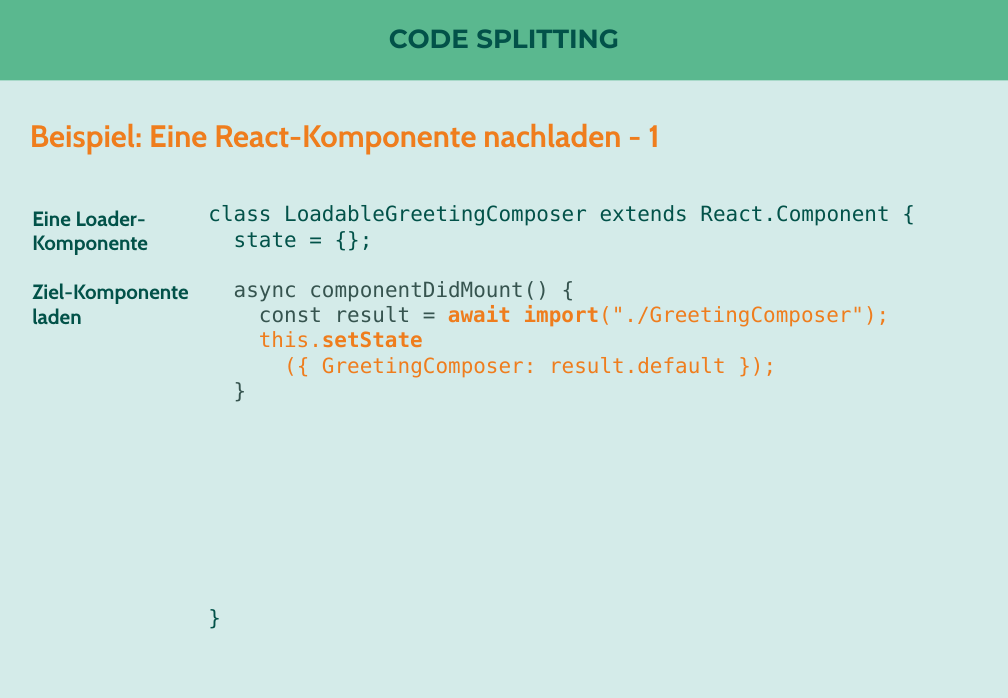
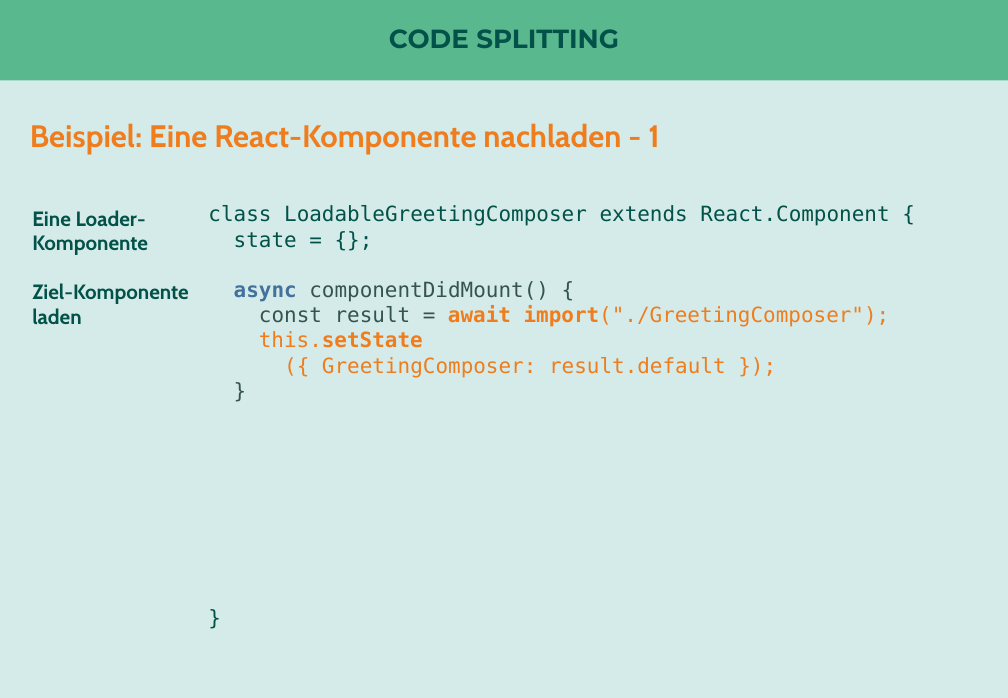
Before and after one commit to nilshartmann/react-talk, a slide deck: slide 40 of react-in-enterprise-anwendungen.pptx. Drawn at 1008x698 pixels with LibreOffice and Linux fonts; fonts in the diff are those of the drawing. Boxes give left, top, right and bottom in pixels: in the first picture for what was removed or moved away, otherwise in the second. Text is boxed around its words. In the diff, an @@ line names an element or a change of style, - is before the commit and + after.

```diff
--- a/react-in-enterprise-anwendungen.pptx
+++ b/react-in-enterprise-anwendungen.pptx
@@ text at [234,281,549,302]: text colour #36544F to #41719C, bold on in "async" @@
```
Also in this commit, not shown: 4 other slides changed.
